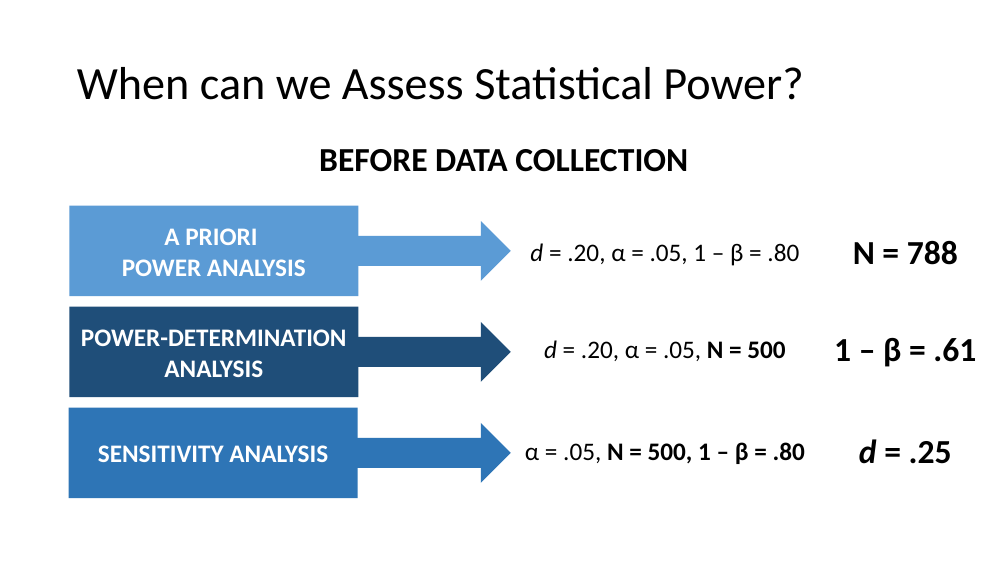
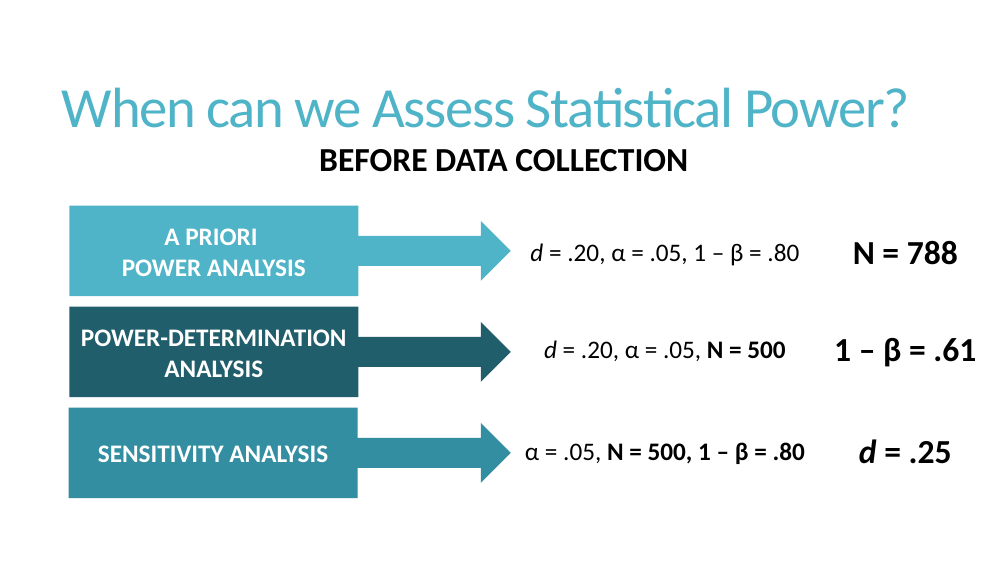
Before and after one commit to ncypris/power_sim, a slide deck: slide 17 of Power Simulation Workshop.pptx (slide 14 before the commit). Drawn at 1008x567 pixels with LibreOffice and Linux fonts; fonts in the diff are those of the drawing. Boxes give left, top, right and bottom in pixels: in the first picture for what was removed or moved away, otherwise in the second. Text is boxed around its words. In the diff, an @@ line names an element or a change of style, - is before the commit and + after.

Commit message:
Format and extra slides

```diff
--- a/Power Simulation Workshop.pptx
+++ b/Power Simulation Workshop.pptx
@@ title "When can we Assess Statistical ..." moved from (x1=77, y1=67, x2=803, y2=100) to (x1=62, y1=87, x2=910, y2=128) @@
@@ title "When can we Assess Statistical ..." at (x1=62, y1=87, x2=910, y2=128): size 44 to 54 pt, text colour #000000 to #50B4C8, letter spacing 0 to -1.2 pt; line spacing 0.9 to 0.85 @@
@@ rectangle "A PRIORI" at (x1=70, y1=206, x2=358, y2=296): fill #5B9BD5 to #50B4C8 @@
@@ right arrow at (x1=357, y1=221, x2=511, y2=281): fill #5B9BD5 to #50B4C8 @@
@@ rectangle "POWER-DETERMINATION ANALYSIS" at (x1=70, y1=307, x2=358, y2=398): fill #1F4E79 to #215E6B @@
@@ right arrow at (x1=357, y1=322, x2=511, y2=382): fill #1F4E79 to #215E6B @@
@@ rectangle "SENSITIVITY ANALYSIS" at (x1=69, y1=408, x2=358, y2=498): fill #2E75B6 to #328EA0 @@
@@ right arrow at (x1=357, y1=423, x2=511, y2=482): fill #2E75B6 to #328EA0 @@
```
Also in this commit, not shown: 14 other slides changed, 15 slides added, 1 slide removed.
